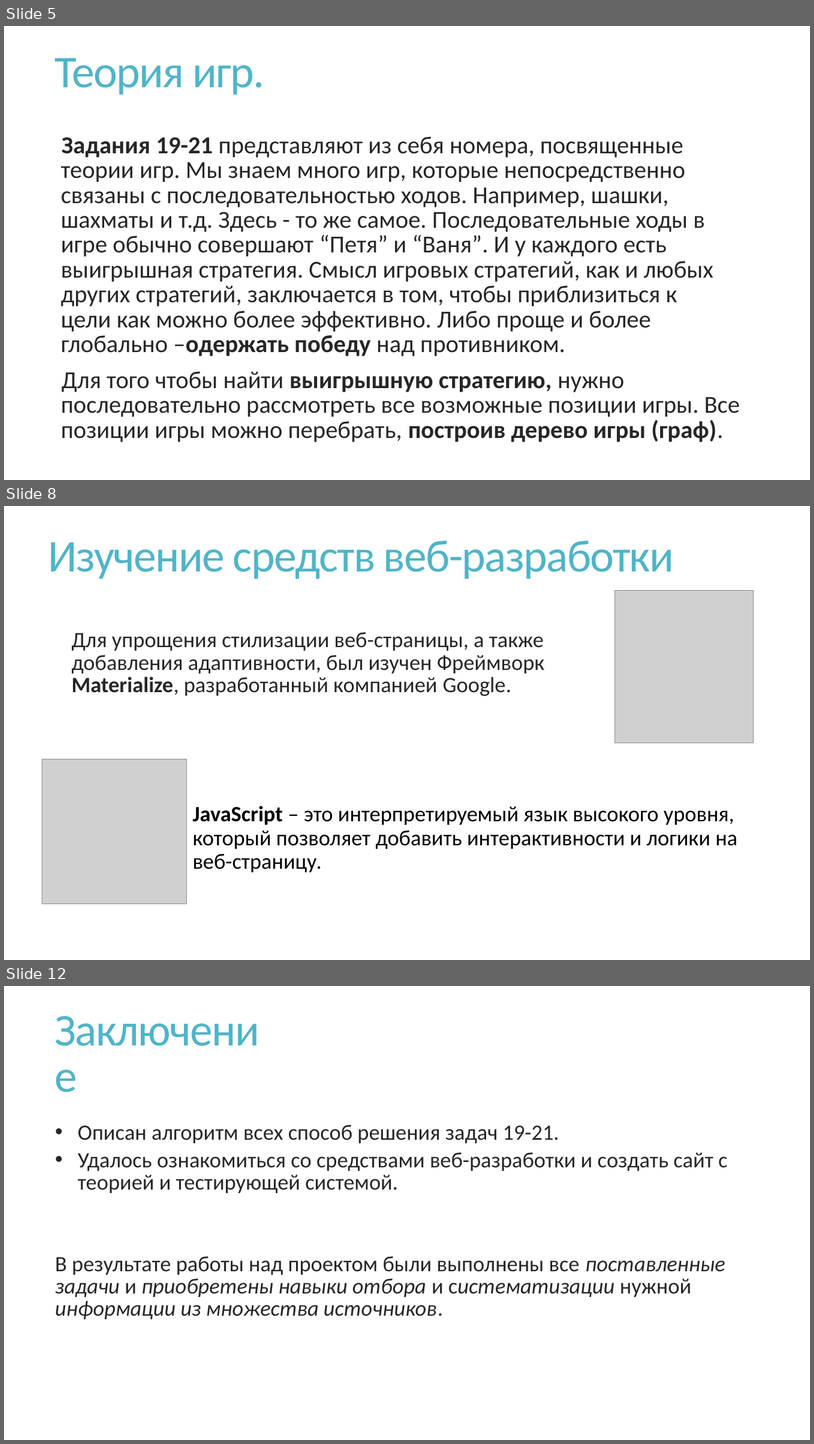
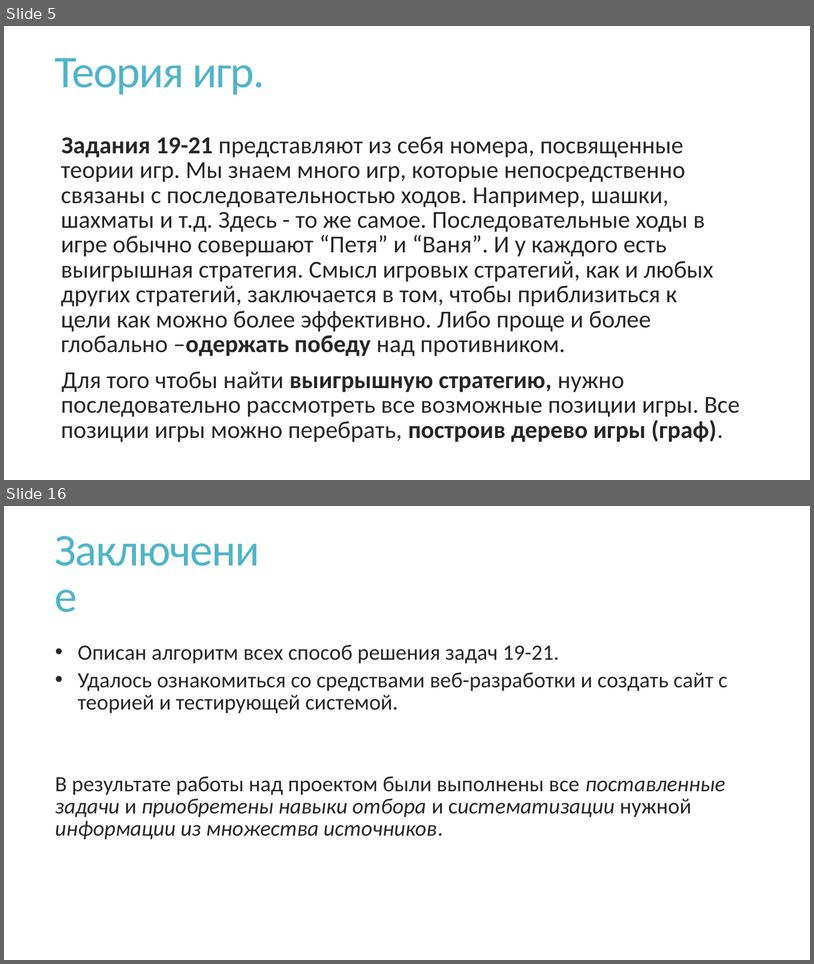
Before and after one commit to VladPetrov3/School_Project_EGE, a slide deck: Теория игр.pptx. Shown one above the other, each under a label of ours: slides 5, 8 and 12 before the commit, slides 5 and 16 after it; the slides between them are not shown. The pictures are 814x1444 and 814x964 pixels, drawn with LibreOffice and Linux fonts; fonts in the diff are those of the drawing; grey boxes stand for pictures. Boxes give left, top, right and bottom in pixels: in the first picture for what was removed or moved away, otherwise in the second. Text is boxed around its words. In the diff, an @@ line names an element or a change of style, - is before the commit and + after.

```diff
--- a/Теория игр.pptx
+++ b/Теория игр.pptx
@@ slide 8 removed at box(4, 506, 810, 960), background #FFFFFF @@
@@ title removed at box(48, 540, 674, 579) @@
-Изучение средств веб-разработки
@@ picture removed at box(615, 590, 753, 743) @@
@@ text removed at box(72, 632, 545, 696) @@
-  Для упрощения стилизации веб-страницы, а также добавления адаптивности, был изучен Фреймворк Materialize, разработанный компанией Google.
@@ picture removed at box(42, 759, 186, 904) @@
@@ text removed at box(193, 805, 738, 872) @@
-JavaScript – это интерпретируемый язык высокого уровня, который позволяет добавить интерактивности и логики на веб-страницу.
@@ what was slide 12 is now slide 16 @@
```
Also in this commit, not shown: 4 slides changed, 6 slides added, 1 other slide removed, 4 other files.
